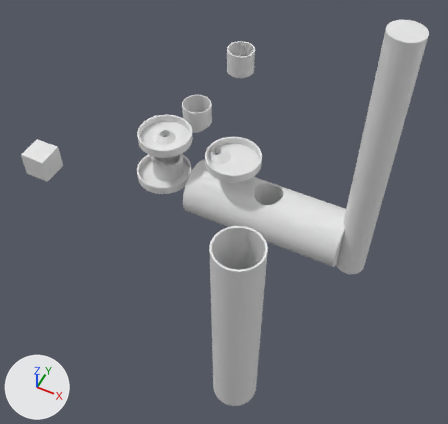
What one commit did to the Blender file hydroponic-fittings/hydroponic-fittings.blend.
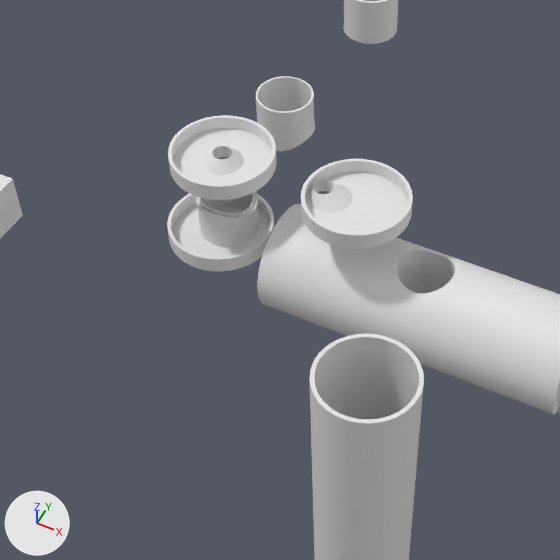
Each version is shown whole from a camera (50 mm lens) standing at (497.0, -746.0, 876.0) and looking at (178.0, -107.0, 77.0), then close up on the part from 12% to 75% of the width and 13% to 80% of the height. The axes (+X, +Y, +Z) are drawn at lower left. The lights are the same throughout.

Objects in the first close-up: '108-OD', '2in-pipe', 'Cube', 'cap-4in', 'cap-offset', 'cap-wide', 'flange-station', 'station', 'station.001'.
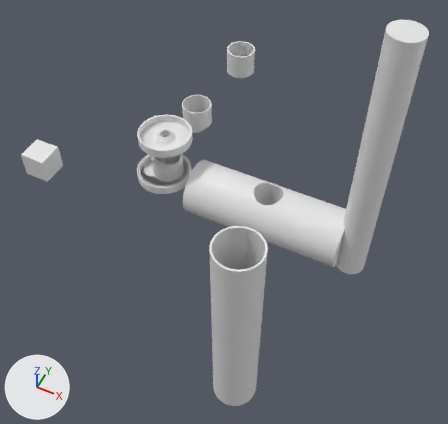
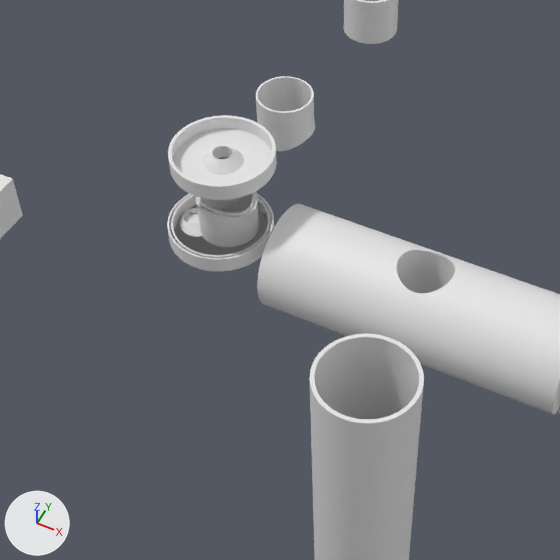
What differs and where, as boxes [x1, y1, x2, y2] in the close-ups (560 x 560 px):
'cap-offset', moved
    before: [301, 159, 413, 249]
    after: [169, 194, 272, 258]

The change, as a list of edits to the scene's bpy script:
```text
Change ob_cap_offset:
    ob_cap_offset.location: (146.9, 8.8, 88.6) -> (0.0, 0.0, 0.0)
```
